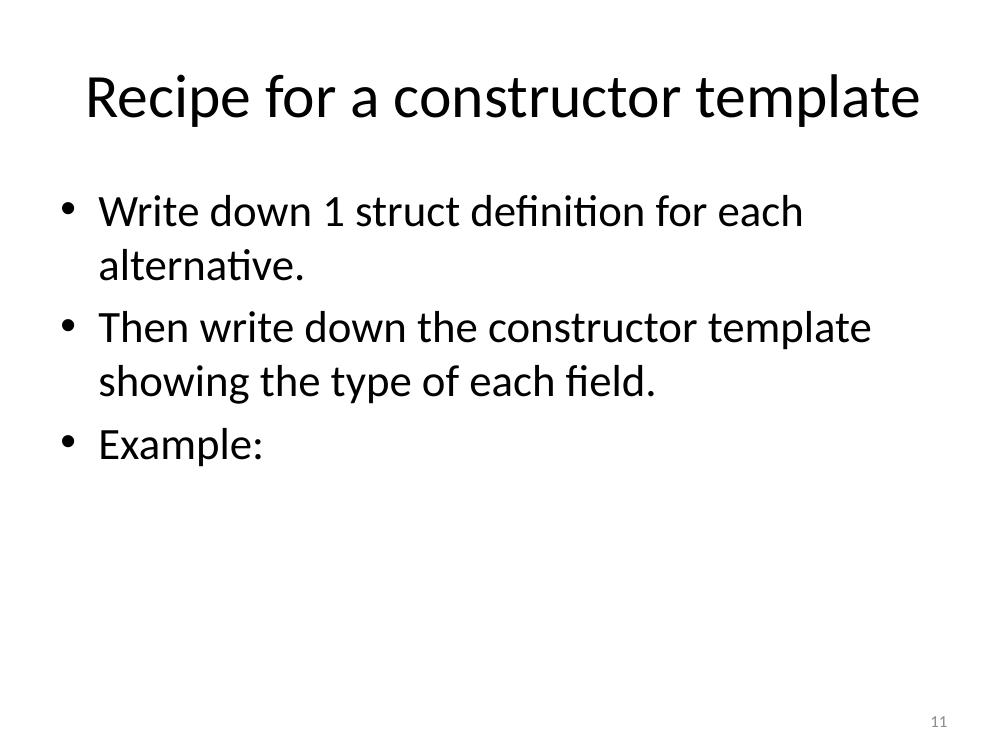
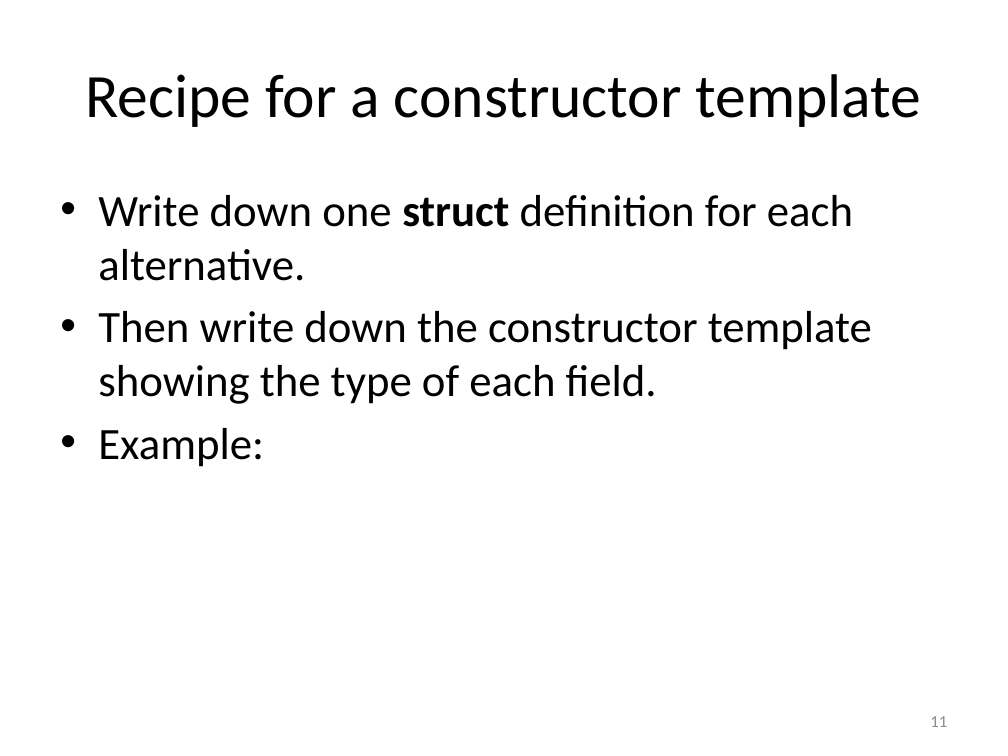
Before and after one commit to mwand/cs5010f16, a slide deck: slide 11 of Slides/Lesson 1.3 The Data Design Recipe.pptx. Drawn at 1008x756 pixels with LibreOffice and Linux fonts; fonts in the diff are those of the drawing. Boxes give left, top, right and bottom in pixels: in the first picture for what was removed or moved away, otherwise in the second. Text is boxed around its words. In the diff, an @@ line names an element or a change of style, - is before the commit and + after.

```diff
--- a/Slides/Lesson 1.3 The Data Design Recipe.pptx
+++ b/Slides/Lesson 1.3 The Data Design Recipe.pptx
@@ text at (98,195,853,281): text changed @@
-• Write down 1 struct definition for each alternative.
+• Write down one struct definition for each alternative.
```
Also in this commit, not shown: 8 other slides changed, 4 slides added, 1 slide removed, 14 other files.
